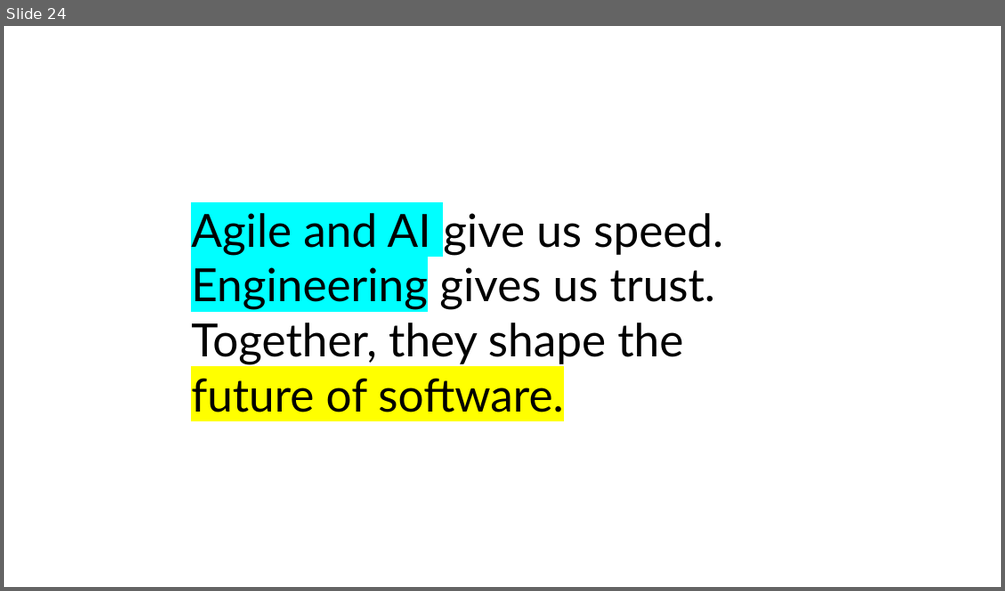
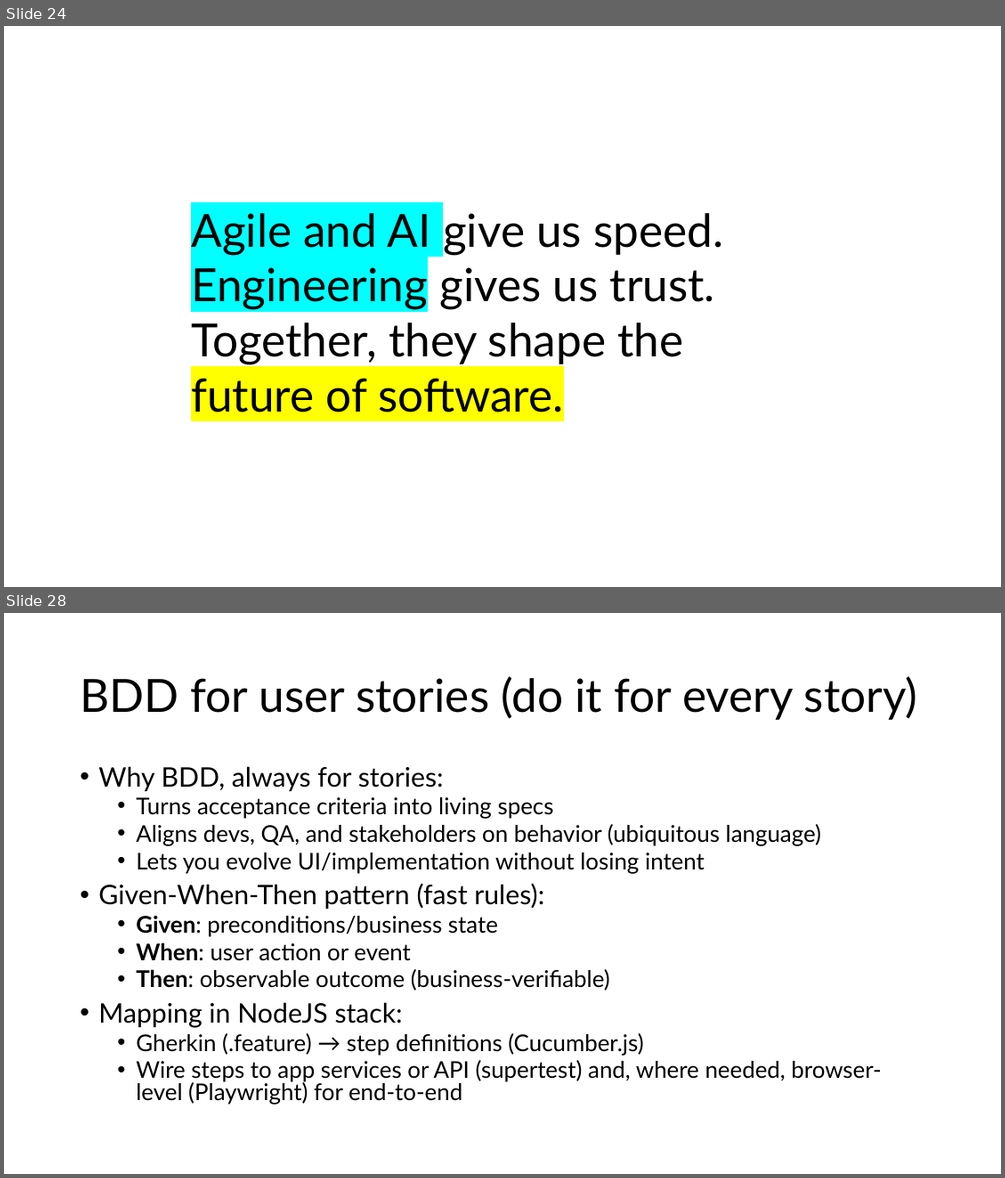
Before and after one commit to HeitorRoriz/NodeJS-Workshop, a slide deck: learning_material/Agile Software Engineering.pptx. Shown one above the other, each under a label of ours: slide 24 before the commit, slides 24 and 28 after it; the slides between them are not shown. The pictures are 1005x591 and 1005x1178 pixels, drawn with LibreOffice and Linux fonts; fonts in the diff are those of the drawing. Boxes give left, top, right and bottom in pixels: in the first picture for what was removed or moved away, otherwise in the second. Text is boxed around its words. In the diff, an @@ line names an element or a change of style, - is before the commit and + after.

```diff
--- a/learning_material/Agile Software Engineering.pptx
+++ b/learning_material/Agile Software Engineering.pptx
@@ slide 28 added at [4,613,1001,1174], background #FFFFFF @@
@@ title added at [80,676,917,720], 44 pt, text #000000 @@
+BDD for user stories (do it for every story)
@@ text added at [98,766,881,1104], 22.2 pt, text #000000 @@
+• Why BDD, always for stories:
+  • Turns acceptance criteria into living specs
+  • Aligns devs, QA, and stakeholders on behavior (ubiquitous language)
+  • Lets you evolve UI/implementation without losing intent
+• Given-When-Then pattern (fast rules):
+  • Given: preconditions/business state
+  • When: user action or event
+  • Then: observable outcome (business-verifiable)
+• Mapping in NodeJS stack:
+  • Gherkin (.feature) → step definitions (Cucumber.js)
+  • Wire steps to app services or API (supertest) and, where needed, browser-level (Playwright) for end-to-end
```
Also in this commit, not shown: 2 slides changed, 10 other slides added, 1 other file.
